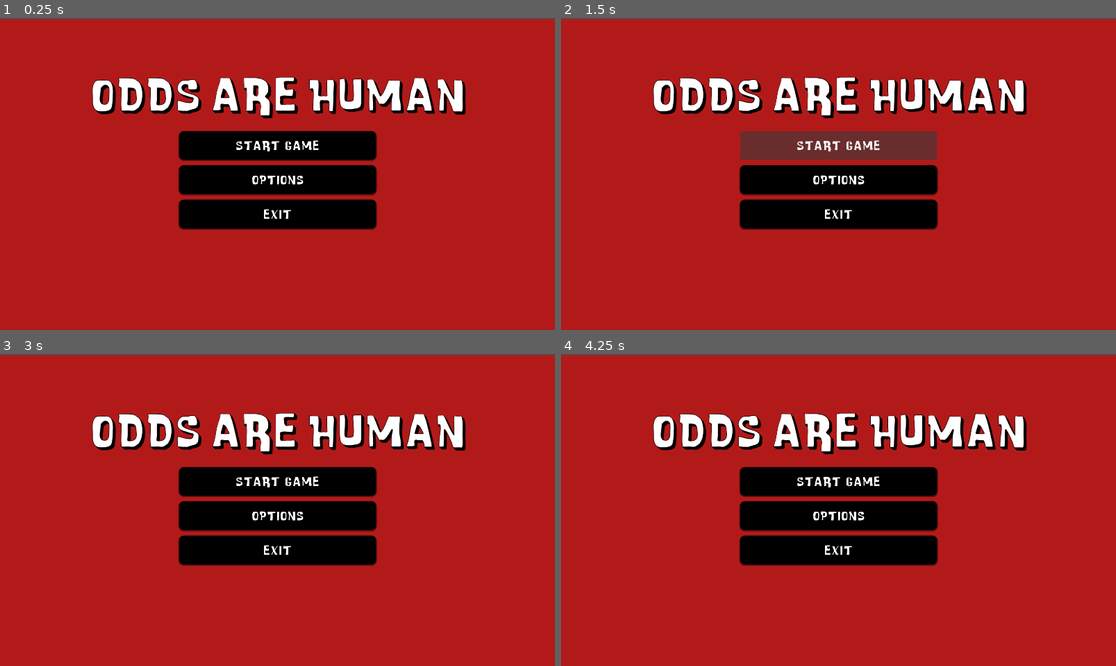
Above: before the commit, frames 1-4 (two rows, left to right).
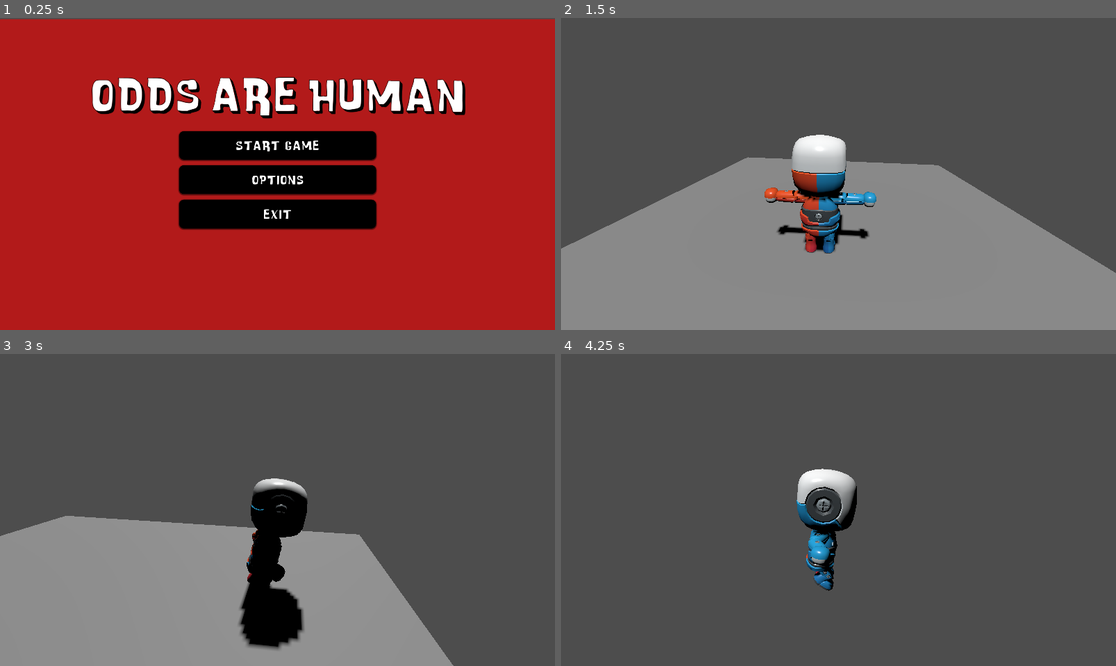
Above: after the commit, the same moments.

Repository: Bucket-monkey567/Godot-Odds-Are-Human
Game: Godot game, scene res://Scenes/Menus/MainMenu.tscn
Same seed, same stepped clock (60 frames per second), same inputs: the game is played once before the commit and once after it.
Inputs (mouse positions are in pixels of both pictures, inside the frame that each line leads up to):
- Up to frame 1 (0.25 s): no input
- Up to frame 2 (1.5 s): click "Options" at 0.5 s; click "Start Game" at 1.25 s
- Up to frame 3 (3 s): click (277, 481) at 2 s, where only the run before the commit has a clickable "Start Game"; tap Enter at 2.75 s; move the mouse to (399, 494) at 2.77 s; hold D (right) from 2.78 s (still down); tap Shift (Dash) at 2.85 s; click (399, 494) at 2.92 s
- Up to frame 4 (4.25 s): tap Space (jump) at 3.02 s; release D (right) at 3.5 s; drag from (727, 525) to (810, 572) at 3.52 s

The runs differ from the first frame. In frame 1, 1.2% of the frame differs, in the area x 16-84%, y 18-33%; in frame 2, 99%, in the area x 0-100%, y 0-100%; in frame 3, 98%; in frame 4, 99%.

Commit message:
made menu functional somewhat

Diff:
--- a/Scenes/Menus/MainMenu.tscn
+++ b/Scenes/Menus/MainMenu.tscn
@@ -1,6 +1,7 @@
 [gd_scene format=3 uid="uid://3yrwng6y28fi"]
 
 [ext_resource type="FontFile" uid="uid://c8fq11d6kpiip" path="res://Fonts/Cartoonic Massive Regular.ttf" id="1_b42ut"]
+[ext_resource type="Script" uid="uid://bxfgb5ivicri4" path="res://Scripts/main_menu.gd" id="1_hqtmt"]
 [ext_resource type="FontFile" uid="uid://cj5l0d0oook5m" path="res://Fonts/Cartoonic Massive 3D.ttf" id="2_hqtmt"]
 
 [sub_resource type="StyleBoxFlat" id="StyleBoxFlat_tfrft"]
@@ -29,7 +30,7 @@
 shadow_size = 5
 shadow_offset = Vector2(0, 2)
 
-[node name="Control" type="Control" unique_id=201417284]
+[node name="MainMenu" type="Control" unique_id=201417284]
 layout_mode = 3
 anchors_preset = 8
 anchor_left = 0.5
@@ -38,6 +39,7 @@
 anchor_bottom = 0.5
 grow_horizontal = 2
 grow_vertical = 2
+script = ExtResource("1_hqtmt")
 
 [node name="Panel" type="Panel" parent="." unique_id=338953468]
 layout_mode = 1
@@ -109,6 +111,7 @@
 offset_bottom = -207.0
 grow_horizontal = 2
 grow_vertical = 2
+rotation = 0.0017062029
 theme_override_constants/separation = 30
 alignment = 1
 
@@ -171,3 +174,7 @@
 text = "Human"
 horizontal_alignment = 1
 vertical_alignment = 1
+
+[connection signal="pressed" from="VBoxContainer/Start" to="." method="_on_start_pressed"]
+[connection signal="pressed" from="VBoxContainer/Options" to="." method="_on_options_pressed"]
+[connection signal="pressed" from="VBoxContainer/Exit" to="." method="_on_exit_pressed"]
--- /dev/null
+++ b/Scripts/main_menu.gd
@@ -0,0 +1,24 @@
+extends Control
+
+
+# Called when the node enters the scene tree for the first time.
+func _ready() -> void:
+	pass # Replace with function body.
+
+
+# Called every frame. 'delta' is the elapsed time since the previous frame.
+func _process(delta: float) -> void:
+	pass
+
+
+func _on_start_pressed() -> void:
+	get_tree().change_scene_to_file("res://Scenes/Levels/Lobby.tscn")
+
+
+
+func _on_options_pressed() -> void:
+	pass # Replace with function body.
+
+
+func _on_exit_pressed() -> void:
+	get_tree().quit()
Not shown, added: Scripts/main_menu.gd.uid
